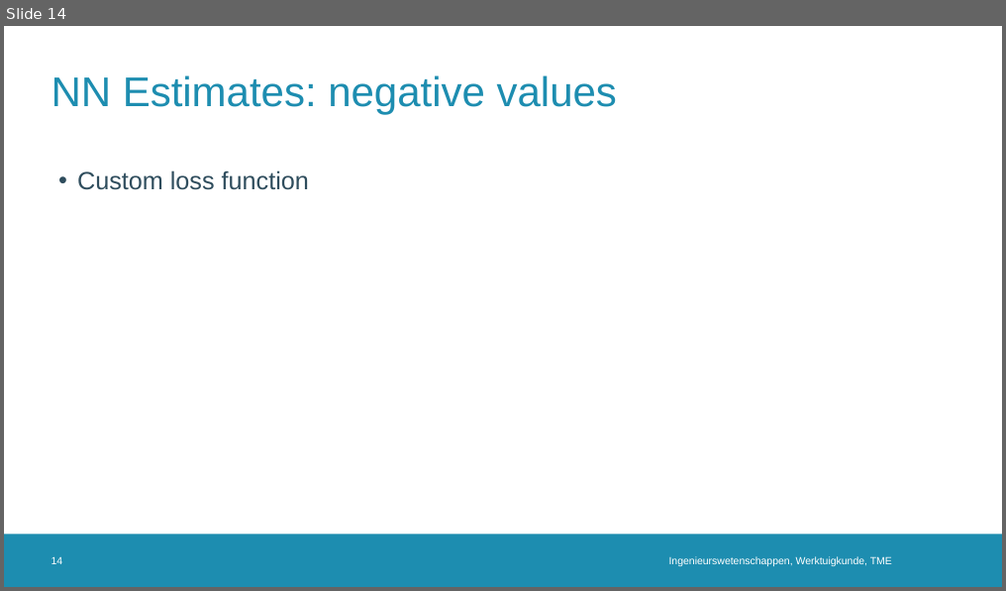
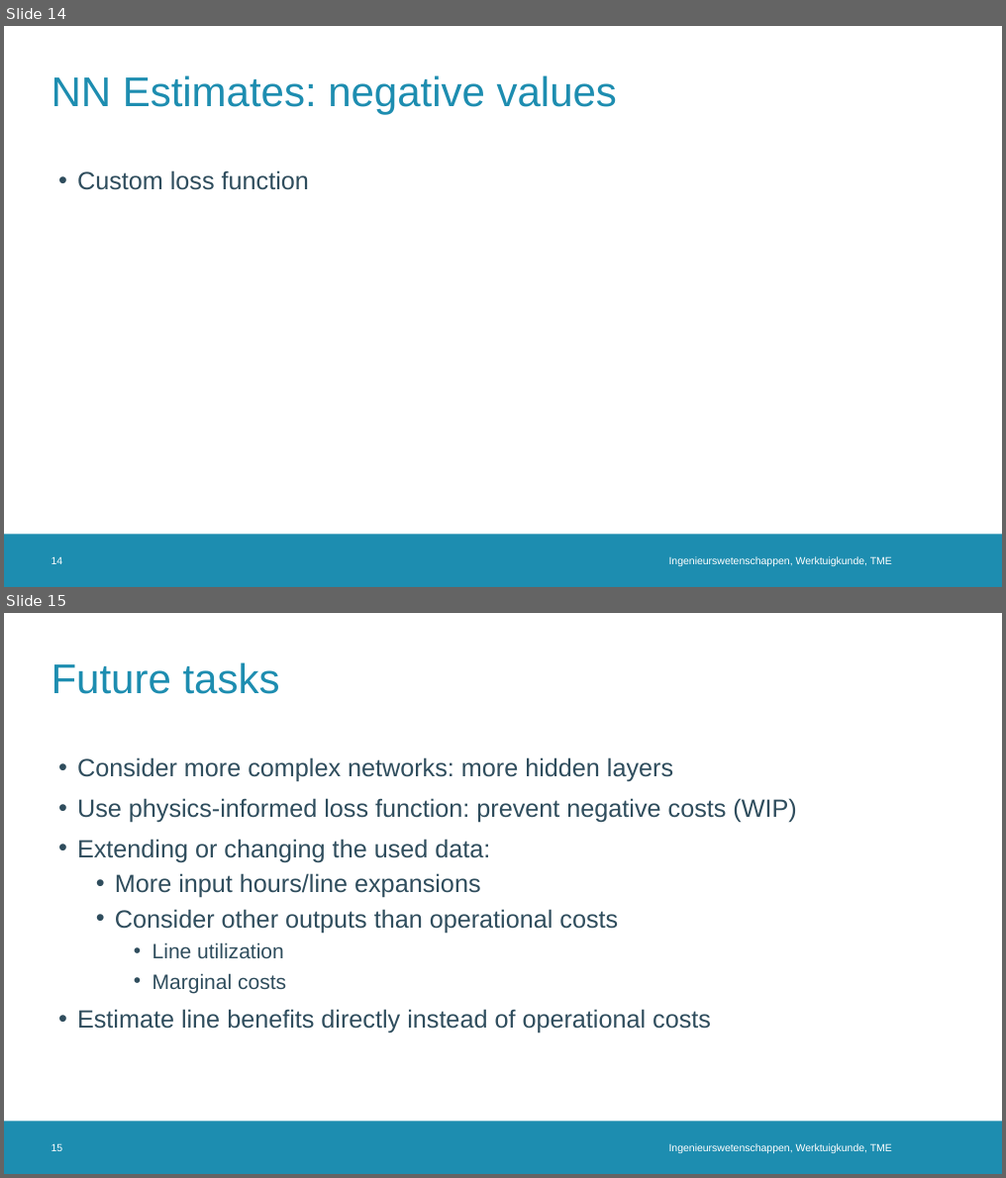
Before and after one commit to erikfilias/JointResearch, a slide deck: 02. Presentations/PresentationGroup_KP.pptx. Shown one above the other, each under a label of ours: slide 14 before the commit, slides 14 and 15 after it. The pictures are 1006x591 and 1006x1178 pixels, drawn with LibreOffice and Linux fonts; fonts in the diff are those of the drawing; background and template pictures are left out. Boxes give left, top, right and bottom in pixels: in the first picture for what was removed or moved away, otherwise in the second. Text is boxed around its words. In the diff, an @@ line names an element or a change of style, - is before the commit and + after.

Commit message:
future tasks

```diff
--- a/02. Presentations/PresentationGroup_KP.pptx
+++ b/02. Presentations/PresentationGroup_KP.pptx
@@ slide 15 added at <box>4,613,1002,1174</box>, background #FFFFFF; not listed: 1 template element that a slide beside it also shows @@
@@ title added at <box>52,663,280,694</box>, 40 pt, text #1D8DB0 @@
+Future tasks
@@ text added at <box>77,758,796,1034</box>, 24 pt, text #2F4D5D @@
+• Consider more complex networks: more hidden layers
+• Use physics-informed loss function: prevent negative costs (WIP)
+• Extending or changing the used data:
+  • More input hours/line expansions
+  • Consider other outputs than operational costs
+    • Line utilization
+    • Marginal costs
+• Estimate line benefits directly instead of operational costs
@@ page number added at <box>52,1144,63,1152</box>, 10 pt, text #FFFFFF @@
+15
@@ text added at <box>669,1144,892,1154</box>, 10 pt, text #FFFFFF @@
+Ingenieurswetenschappen, Werktuigkunde, TME
```
